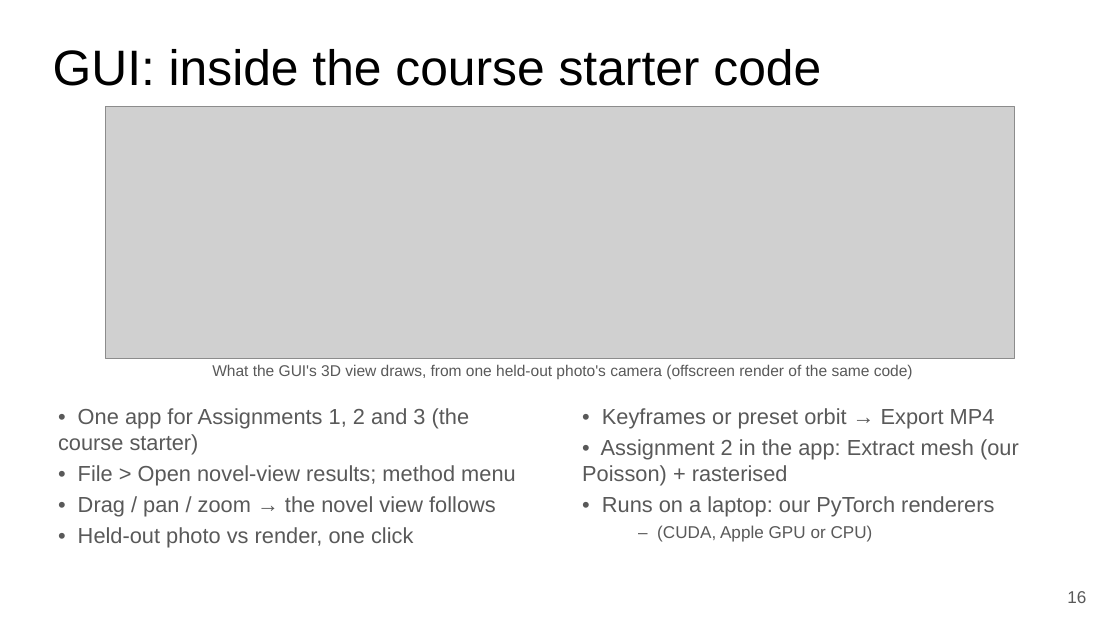
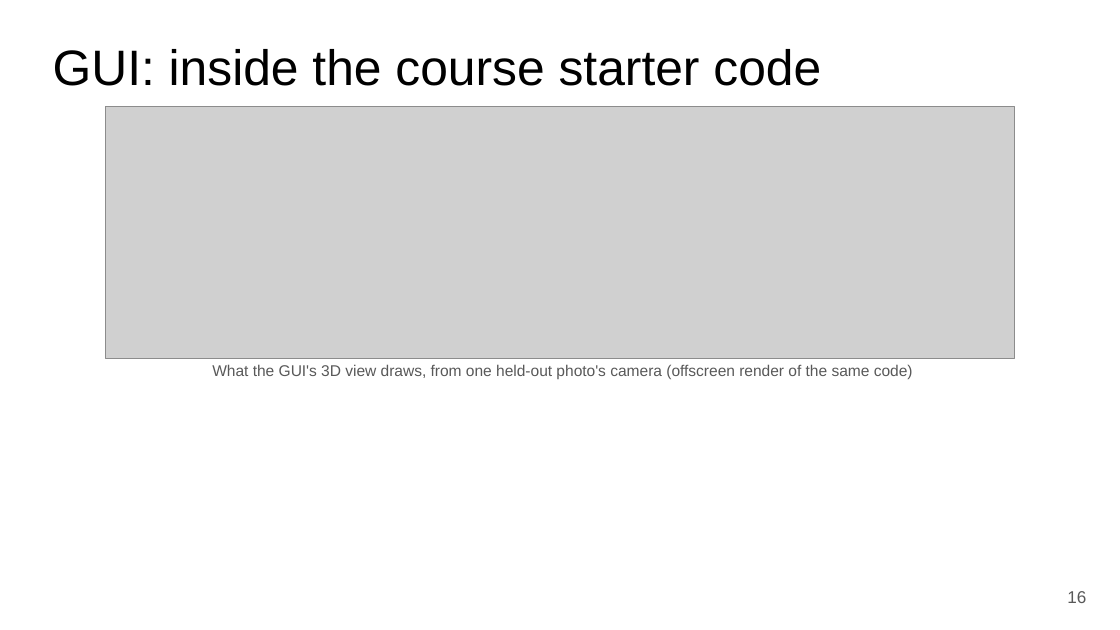
Before and after one commit to anas2908/cv802_assignment_3, a slide deck: slide 22 of docs/slides/CV802_SP3_novel_view_synthesis.pptx (slide 16 before the commit). Drawn at 1120x630 pixels with LibreOffice and Linux fonts; fonts in the diff are those of the drawing; grey boxes stand for pictures. Boxes give left, top, right and bottom in pixels: in the first picture for what was removed or moved away, otherwise in the second. Text is boxed around its words. In the diff, an @@ line names an element or a change of style, - is before the commit and + after.

```diff
--- a/docs/slides/CV802_SP3_novel_view_synthesis.pptx
+++ b/docs/slides/CV802_SP3_novel_view_synthesis.pptx
@@ text removed at <box>58,408,516,548</box> @@
-• One app for Assignments 1, 2 and 3 (the course starter)
-• File > Open novel-view results; method menu
-• Drag / pan / zoom → the novel view follows
-• Held-out photo vs render, one click
@@ text removed at <box>582,408,1019,542</box> @@
-• Keyframes or preset orbit → Export MP4
-• Assignment 2 in the app: Extract mesh (our Poisson) + rasterised
-• Runs on a laptop: our PyTorch renderers
-  – (CUDA, Apple GPU or CPU)
```
Also in this commit, not shown: 14 other slides changed, 7 slides added, 1 slide removed, 5 other files.
